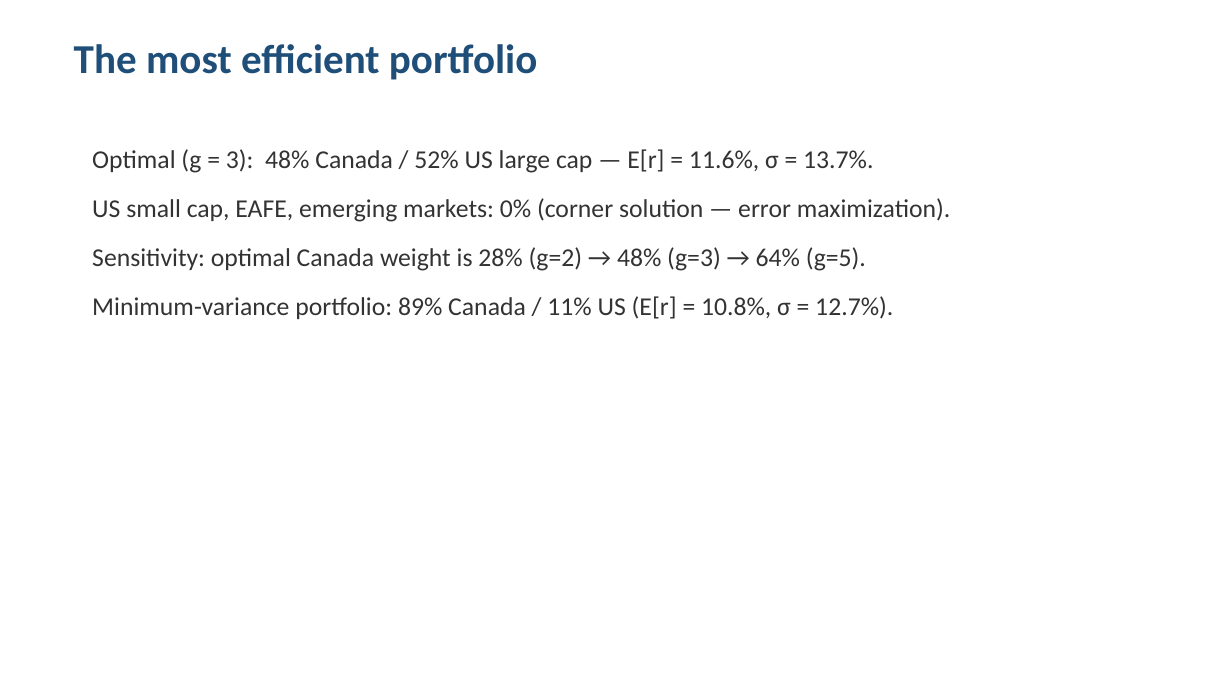
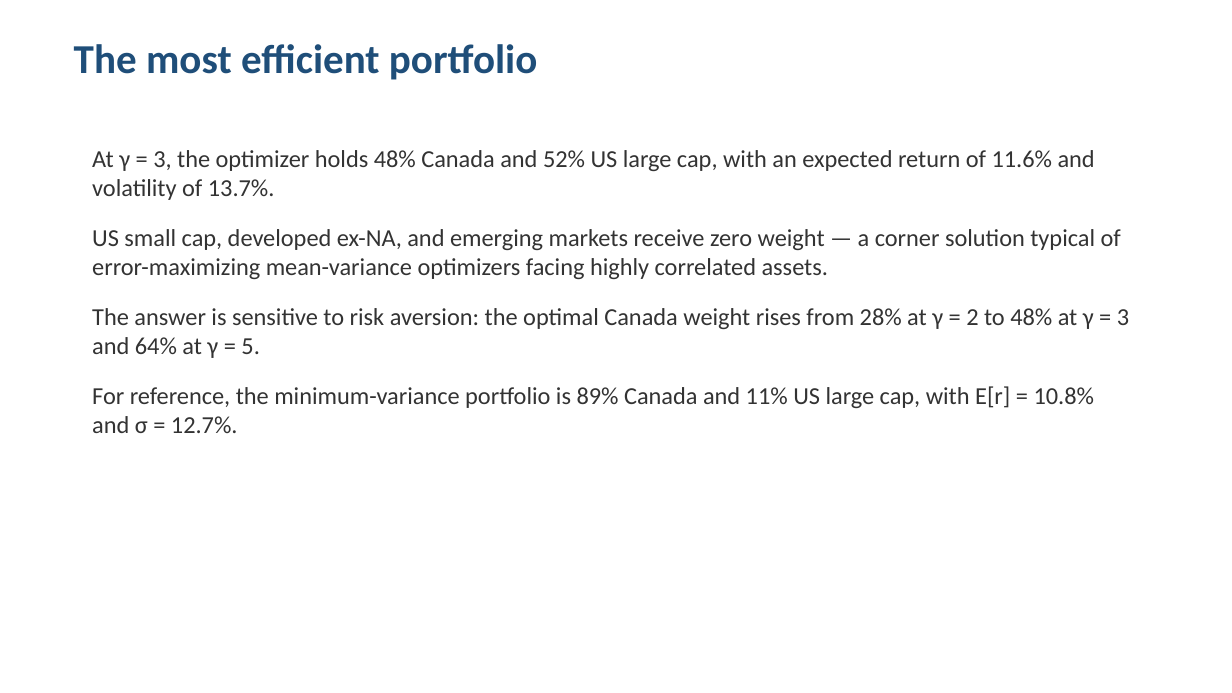
Before and after one commit to faketut/cfm301-project1-efficient-portfolio, a slide deck: slide 6 of presentation/deck.pptx. Drawn at 1232x693 pixels with LibreOffice and Linux fonts; fonts in the diff are those of the drawing. Boxes give left, top, right and bottom in pixels: in the first picture for what was removed or moved away, otherwise in the second. Text is boxed around its words. In the diff, an @@ line names an element or a change of style, - is before the commit and + after.

Commit message:
Fix frontier to efficient upper branch; full-sentence deck; larger frontier slide figure

```diff
--- a/presentation/deck.pptx
+++ b/presentation/deck.pptx
@@ text at (x1=92, y1=150, x2=1129, y2=433): text changed; size 20 to 19 pt @@
-Optimal (g = 3): 48% Canada / 52% US large cap — E[r] = 11.6%, σ = 13.7%.
-US small cap, EAFE, emerging markets: 0% (corner solution — error maximization).
-Sensitivity: optimal Canada weight is 28% (g=2) → 48% (g=3) → 64% (g=5).
-Minimum-variance portfolio: 89% Canada / 11% US (E[r] = 10.8%, σ = 12.7%).
+At γ = 3, the optimizer holds 48% Canada and 52% US large cap, with an expected return of 11.6% and volatility of 13.7%.
+US small cap, developed ex-NA, and emerging markets receive zero weight — a corner solution typical of error-maximizing mean-variance optimizers facing highly correlated assets.
+The answer is sensitive to risk aversion: the optimal Canada weight rises from 28% at γ = 2 to 48% at γ = 3 and 64% at γ = 5.
+For reference, the minimum-variance portfolio is 89% Canada and 11% US large cap, with E[r] = 10.8% and σ = 12.7%.
```
Also in this commit, not shown: 6 other slides changed, 6 other files.
